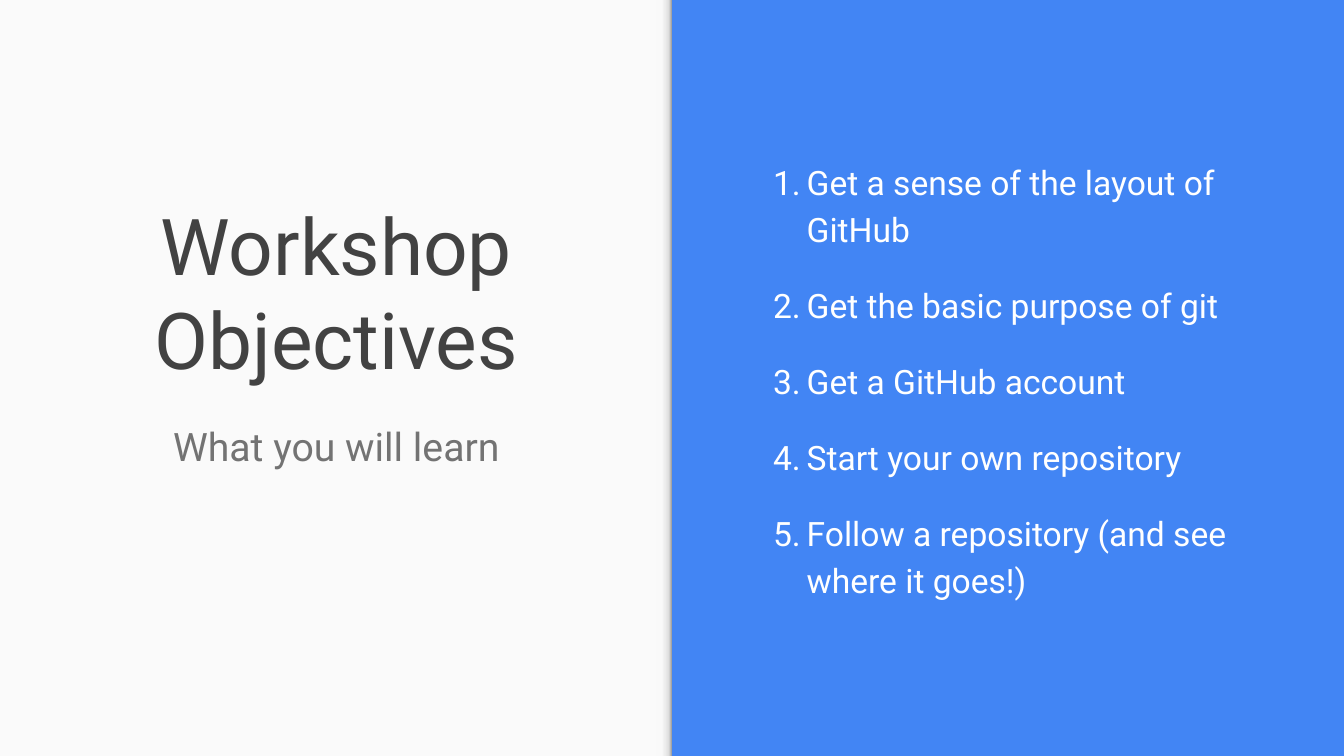
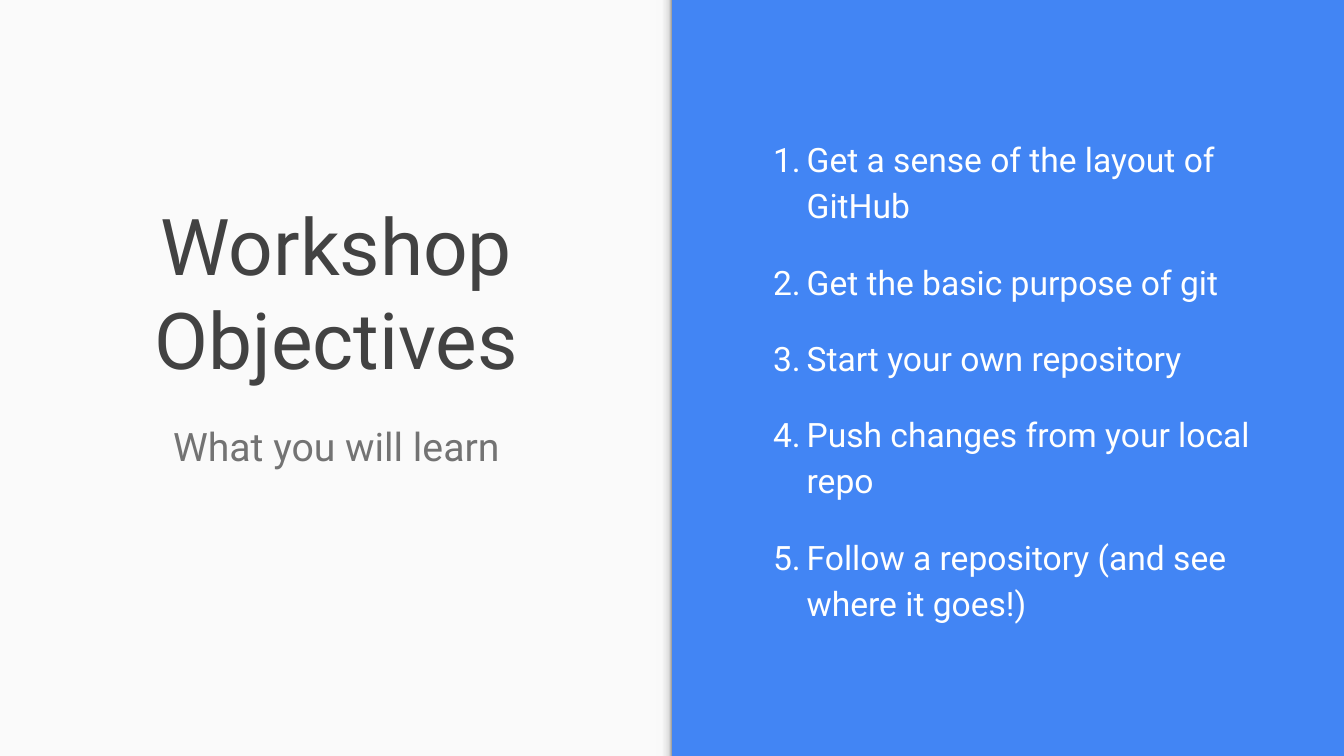
Before and after one commit to jojokarlin/Git_DRI_Jan_2017, a slide deck: slide 2 of GitHub.pptx. Drawn at 1344x756 pixels with LibreOffice and Linux fonts; fonts in the diff are those of the drawing. Boxes give left, top, right and bottom in pixels: in the first picture for what was removed or moved away, otherwise in the second. Text is boxed around its words. In the diff, an @@ line names an element or a change of style, - is before the commit and + after.

```diff
--- a/GitHub.pptx
+++ b/GitHub.pptx
@@ text at box(807, 369, 1126, 395): paragraph removed @@
-3. Get a GitHub account
@@ text at box(807, 421, 1249, 500): paragraph added @@
+4. Push changes from your local repo
```
Also in this commit, not shown: 7 other slides changed, 3 slides removed, 5 other files.
